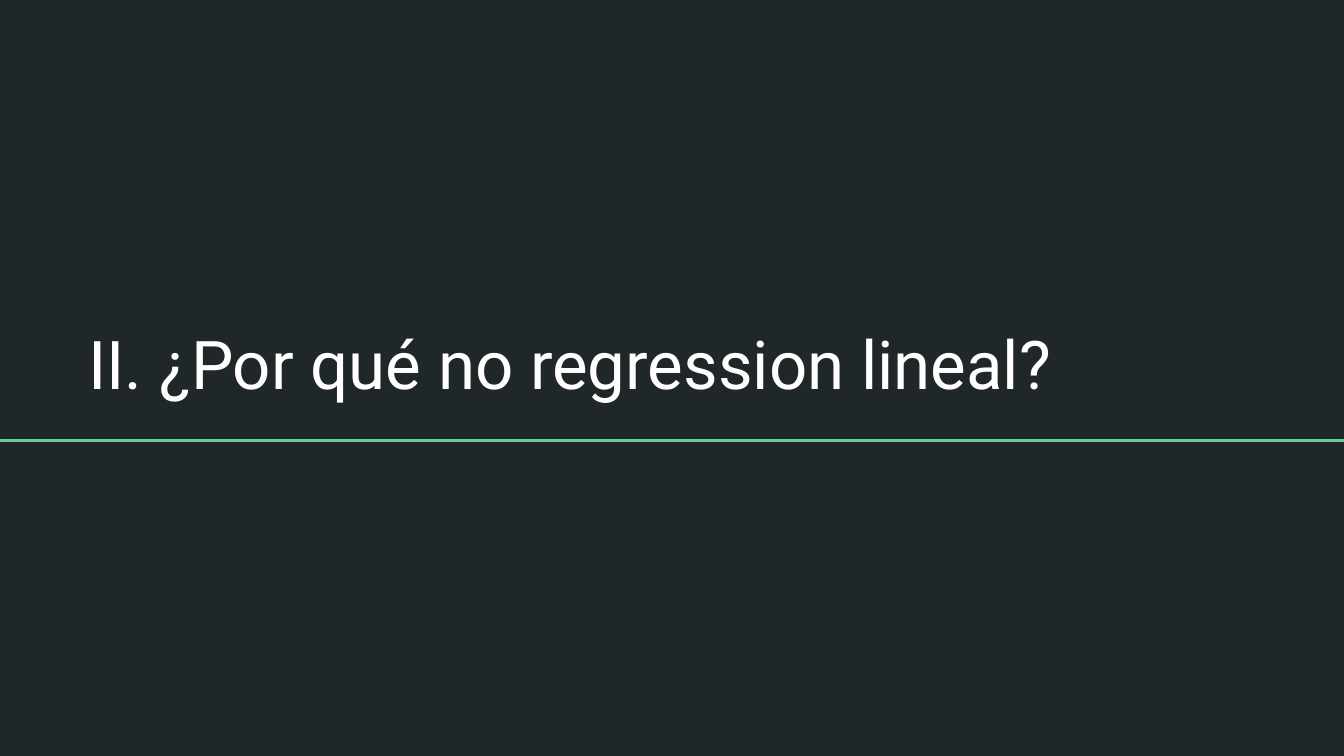
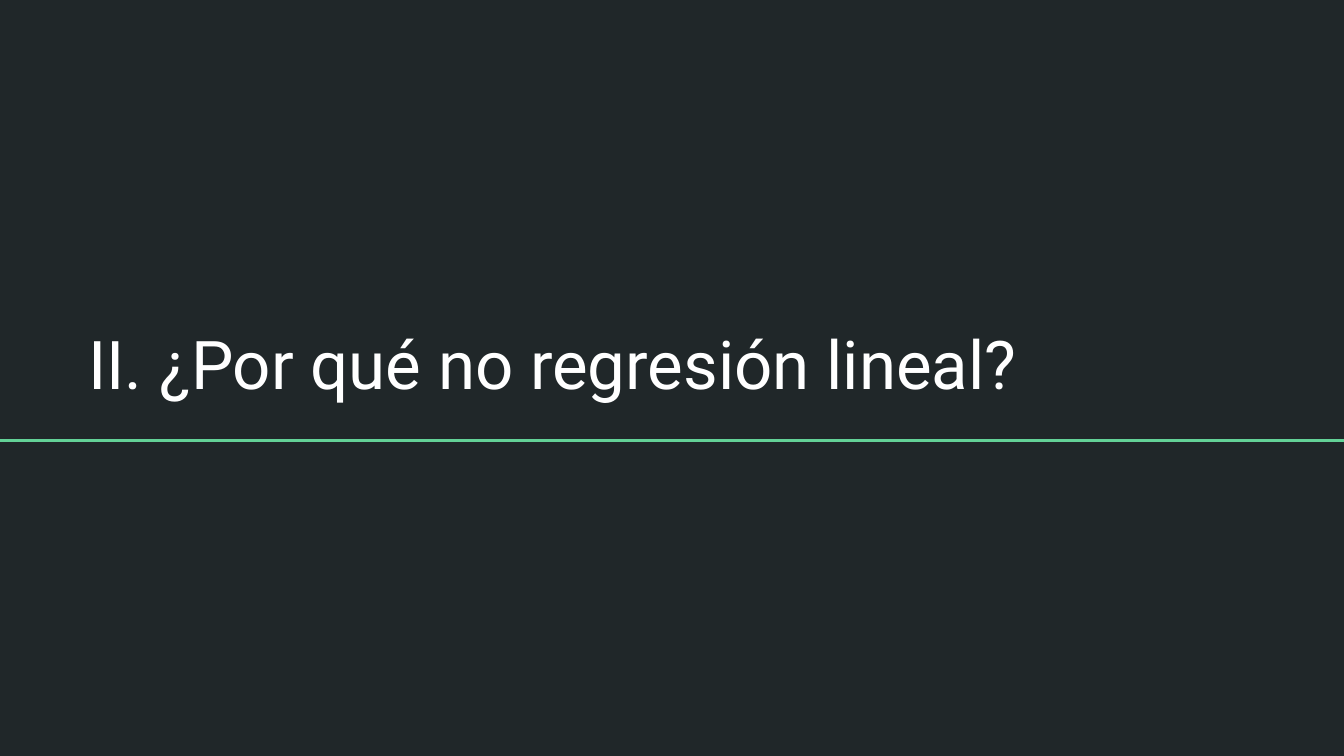
Before and after one commit to DCSCyHD/2023_modulo_3, a slide deck: slide 10 of clase4/teorica_4.pptx. Drawn at 1344x756 pixels with LibreOffice and Linux fonts; fonts in the diff are those of the drawing. Boxes give left, top, right and bottom in pixels: in the first picture for what was removed or moved away, otherwise in the second. Text is boxed around its words. In the diff, an @@ line names an element or a change of style, - is before the commit and + after.

```diff
--- a/clase4/teorica_4.pptx
+++ b/clase4/teorica_4.pptx
@@ title at [88,338,1016,403]: text changed @@
-II. ¿Por qué no regression lineal?
+II. ¿Por qué no regresión lineal?
```
Also in this commit, not shown: 2 other slides changed, 1 slide removed, 1 other file.
